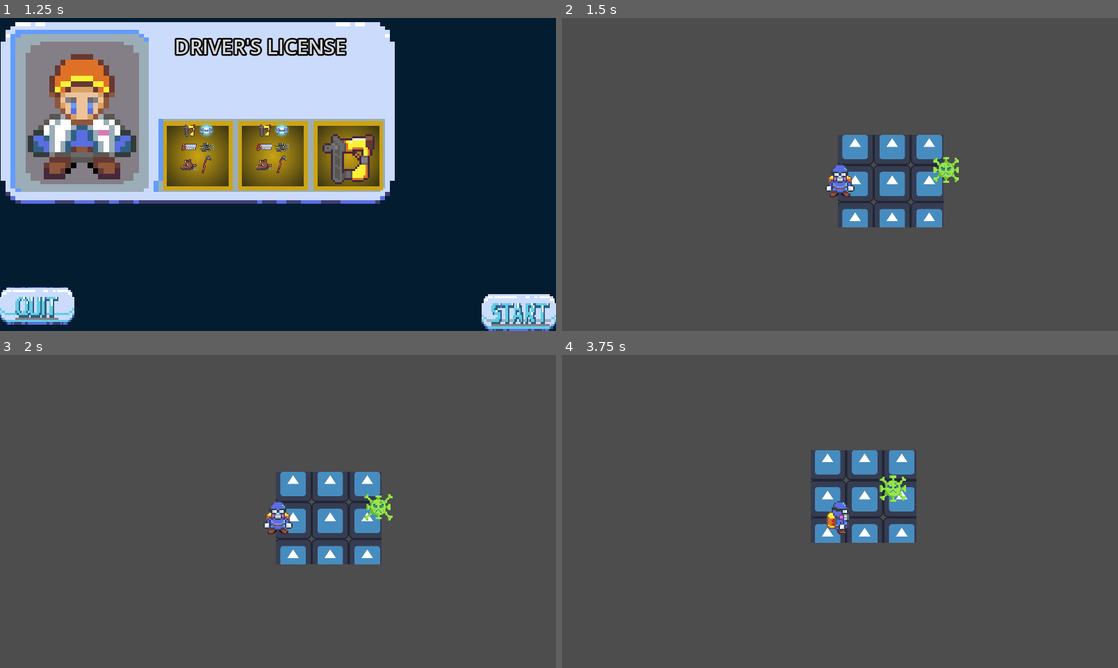
Above: before the commit, frames 1-4 (two rows, left to right).
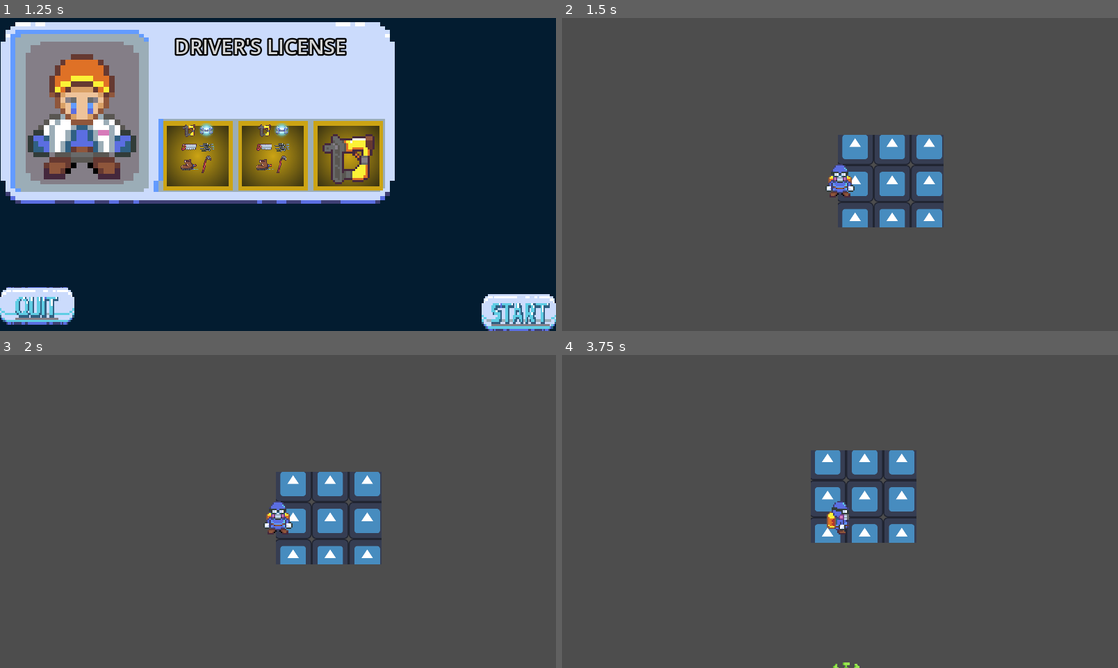
Above: after the commit, the same moments.

Repository: Potato-Stamp-Games/GodotWildGameJam67
Game: Godot game, scene res://Scenes/MainMenu/main_menu.tscn
Same seed, same stepped clock (60 frames per second), same inputs: the game is played once before the commit and once after it. The engine's default icon, where the game draws it, is replaced by a stand-in: a white triangle on a blue panel in a dark square.
Inputs (mouse positions are in pixels of both pictures, inside the frame that each line leads up to):
- Up to frame 1 (1.25 s): click (61, 196) at 0.5 s
- Up to frame 2 (1.5 s): click (1079, 312) at 1.25 s
- Up to frame 3 (2 s): no input
- Up to frame 4 (3.75 s): hold D (right) 2.03-2.78 s; hold S (down) 2.78-3.53 s; hold D (right) from 3.53 s (still down)

Frame 1 is identical in both runs. In frame 2, 0.2% of the frame differs, in the area x 66-72%, y 44-53%; in frame 3, 0.2%; in frame 4, 0.3%, in the area x 48-62%, y 38-100%.

Commit message:
Enemy Spawner
-Adding small parasite random location enemy spawner

Diff:
--- /dev/null
+++ b/EnemySpawner.gd
@@ -0,0 +1,59 @@
+extends Node2D
+
+
+@export var spawns: Array[Spawn_info] = []
+
+@onready var player = get_tree().get_first_node_in_group("player")
+
+@export var time = 0
+
+signal changetime(time)
+
+func _ready():
+	connect("changetime",Callable(player,"change_time"))
+
+func _on_timer_timeout():
+	time += 1
+	var enemy_spawns = spawns
+	for i in enemy_spawns:
+		if time >= i.time_start and time <= i.time_end:
+			if i.spawn_delay_counter < i.enemy_spawn_delay:
+				i.spawn_delay_counter += 1
+			else:
+				i.spawn_delay_counter = 0
+				var new_enemy = i.enemy
+				var counter = 0
+				while  counter < i.enemy_num:
+					var enemy_spawn = new_enemy.instantiate()
+					enemy_spawn.global_position = get_random_position()
+					add_child(enemy_spawn)
+					counter += 1
+	emit_signal("changetime",time)
+
+func get_random_position():
+	var vpr = get_viewport_rect().size * randf_range(1.1,1.4)
+	var top_left = Vector2(player.global_position.x - vpr.x/2, player.global_position.y - vpr.y/2)
+	var top_right = Vector2(player.global_position.x + vpr.x/2, player.global_position.y - vpr.y/2)
+	var bottom_left = Vector2(player.global_position.x - vpr.x/2, player.global_position.y + vpr.y/2)
+	var bottom_right = Vector2(player.global_position.x + vpr.x/2, player.global_position.y + vpr.y/2)
+	var pos_side = ["up","down","right","left"].pick_random()
+	var spawn_pos1 = Vector2.ZERO
+	var spawn_pos2 = Vector2.ZERO
+
+	match pos_side:
+		"up":
+			spawn_pos1 = top_left
+			spawn_pos2 = top_right
+		"down":
+			spawn_pos1 = bottom_left
+			spawn_pos2 = bottom_right
+		"right":
+			spawn_pos1 = top_right
+			spawn_pos2 = bottom_right
+		"left":
+			spawn_pos1 = top_left
+			spawn_pos2 = bottom_left
+
+	var x_spawn = randf_range(spawn_pos1.x, spawn_pos2.x)
+	var y_spawn = randf_range(spawn_pos1.y,spawn_pos2.y)
+	return Vector2(x_spawn,y_spawn)
--- a/Parasite1/ParasiteSmall.tscn
+++ b/Parasite1/ParasiteSmall.tscn
@@ -153,7 +153,6 @@
 
 [node name="CollisionShape2D" parent="HurtBox" index="0"]
 position = Vector2(-4.76837e-07, -4.76837e-07)
-scale = Vector2(1, 1)
 shape = SubResource("RectangleShape2D_3qjvc")
 
 [node name="HitBox" parent="." instance=ExtResource("4_6q3dn")]
@@ -162,7 +161,6 @@
 
 [node name="CollisionShape2D" parent="HitBox" index="0"]
 position = Vector2(-0.200001, -0.2)
-scale = Vector2(1, 1)
 shape = SubResource("RectangleShape2D_uadra")
 
 [editable path="HurtBox"]
--- /dev/null
+++ b/Utility/spawn_info.gd
@@ -0,0 +1,11 @@
+extends Resource
+
+class_name Spawn_info
+
+@export var time_start:int
+@export var time_end:int
+@export var enemy:Resource
+@export var enemy_num:int
+@export var enemy_spawn_delay:int
+
+var spawn_delay_counter = 0
--- /dev/null
+++ b/enemy_spawner.tscn
@@ -0,0 +1,23 @@
+[gd_scene load_steps=5 format=3 uid="uid://bd34a3bxs7eb2"]
+
+[ext_resource type="Script" path="res://EnemySpawner.gd" id="1_f2eue"]
+[ext_resource type="PackedScene" uid="uid://djymsywqdo47t" path="res://Parasite1/ParasiteSmall.tscn" id="2_l6ymd"]
+[ext_resource type="Script" path="res://Utility/spawn_info.gd" id="2_rse77"]
+
+[sub_resource type="Resource" id="Resource_6w4qw"]
+script = ExtResource("2_rse77")
+time_start = 0
+time_end = 60
+enemy = ExtResource("2_l6ymd")
+enemy_num = 0
+enemy_spawn_delay = 0
+
+[node name="EnemySpawner" type="Node2D"]
+script = ExtResource("1_f2eue")
+spawns = Array[ExtResource("2_rse77")]([SubResource("Resource_6w4qw")])
+
+[node name="Timer" type="Timer" parent="."]
+wait_time = 0.25
+autostart = true
+
+[connection signal="timeout" from="Timer" to="." method="_on_timer_timeout"]
--- a/world.tscn
+++ b/world.tscn
@@ -1,8 +1,18 @@
-[gd_scene load_steps=4 format=3 uid="uid://dniqxjqxuyaok"]
+[gd_scene load_steps=7 format=3 uid="uid://dniqxjqxuyaok"]
 
 [ext_resource type="Texture2D" uid="uid://c75op2lcw4r0w" path="res://Assets/icon.svg" id="1_dhvqp"]
 [ext_resource type="PackedScene" uid="uid://oh0r45b5v51f" path="res://Player/playerWithSuit.tscn" id="2_nkocm"]
 [ext_resource type="PackedScene" uid="uid://djymsywqdo47t" path="res://Parasite1/ParasiteSmall.tscn" id="3_2j8fq"]
+[ext_resource type="PackedScene" uid="uid://bd34a3bxs7eb2" path="res://enemy_spawner.tscn" id="3_l5dft"]
+[ext_resource type="Script" path="res://Utility/spawn_info.gd" id="5_mpwjk"]
+
+[sub_resource type="Resource" id="Resource_jtsox"]
+script = ExtResource("5_mpwjk")
+time_start = 0
+time_end = 60
+enemy = ExtResource("3_2j8fq")
+enemy_num = 1
+enemy_spawn_delay = 2
 
 [node name="World" type="Node2D"]
 
@@ -16,5 +26,5 @@
 [node name="Player" parent="." instance=ExtResource("2_nkocm")]
 position = Vector2(144, 157)
 
-[node name="Small Parasite" parent="." instance=ExtResource("3_2j8fq")]
-position = Vector2(517, 141)
+[node name="EnemySpawner" parent="." instance=ExtResource("3_l5dft")]
+spawns = Array[ExtResource("5_mpwjk")]([SubResource("Resource_jtsox")])
